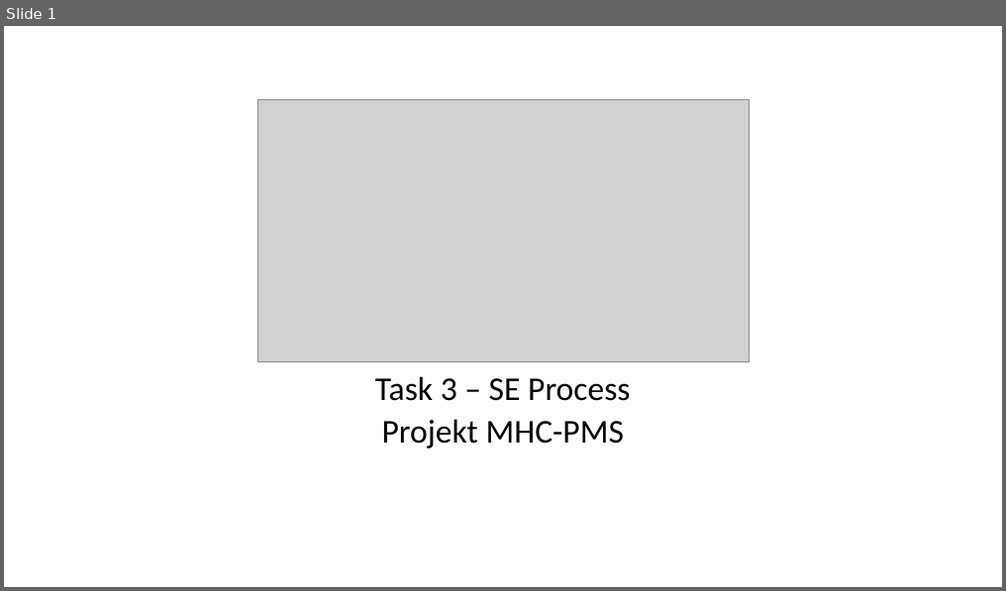
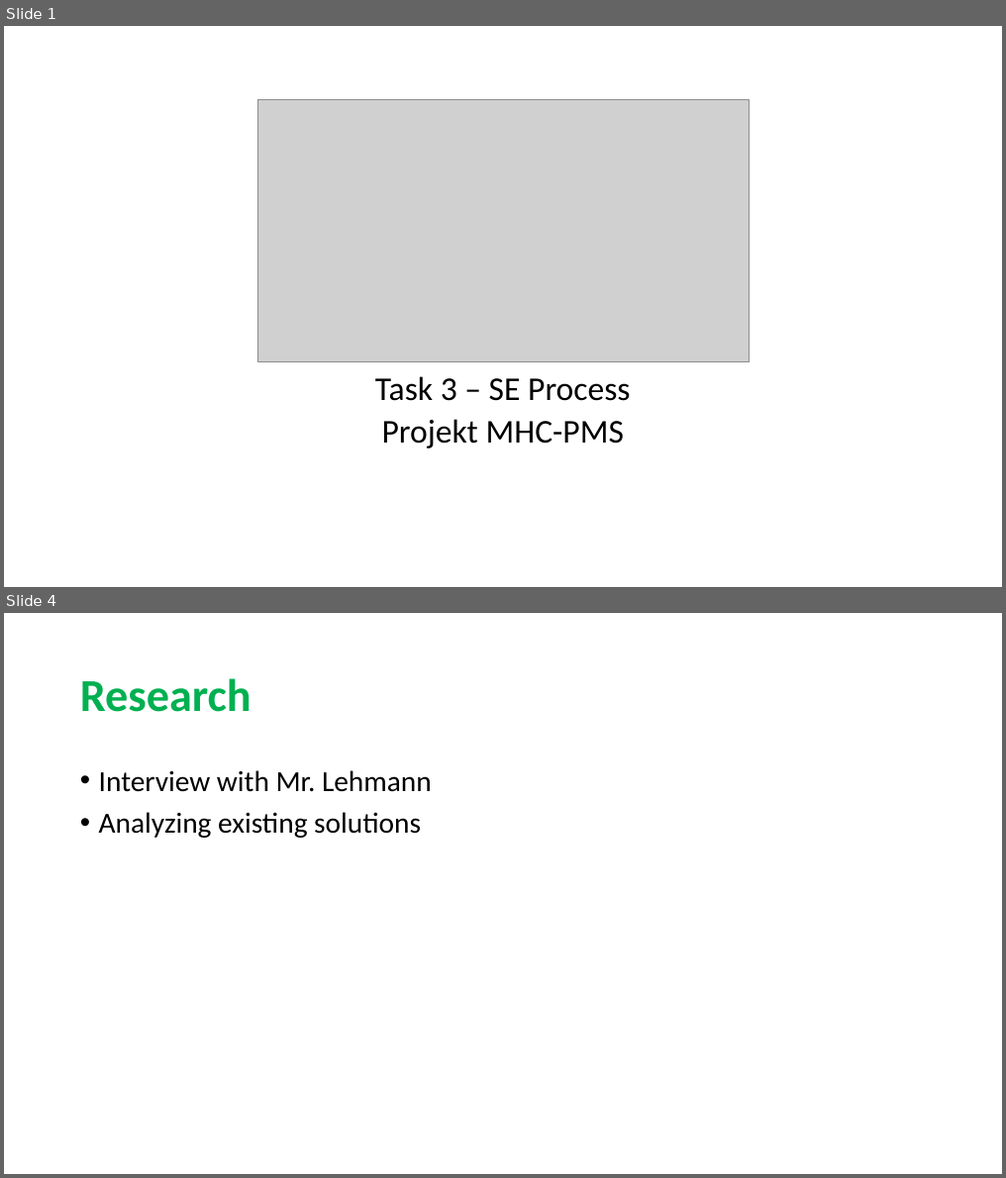
Before and after one commit to sarahmele/ch.bfh.btx8081.w2015.green, a slide deck: doc/task14/Task14.pptx. Shown one above the other, each under a label of ours: slide 1 before the commit, slides 1 and 4 after it; the slides between them are not shown. The pictures are 1006x591 and 1006x1178 pixels, drawn with LibreOffice and Linux fonts; fonts in the diff are those of the drawing; grey boxes stand for pictures. Boxes give left, top, right and bottom in pixels: in the first picture for what was removed or moved away, otherwise in the second. Text is boxed around its words. In the diff, an @@ line names an element or a change of style, - is before the commit and + after.

```diff
--- a/doc/task14/Task14.pptx
+++ b/doc/task14/Task14.pptx
@@ slide 4 added at <box>4,613,1002,1174</box>, background #FFFFFF @@
@@ title added at <box>80,678,252,712</box>, 44 pt, text #00B050, bold @@
+Research
@@ text added at <box>99,770,432,838</box>, 28 pt, text #000000 @@
+• Interview with Mr. Lehmann
+• Analyzing existing solutions
```
Also in this commit, not shown: 2 slides changed, 1 other slide added.
